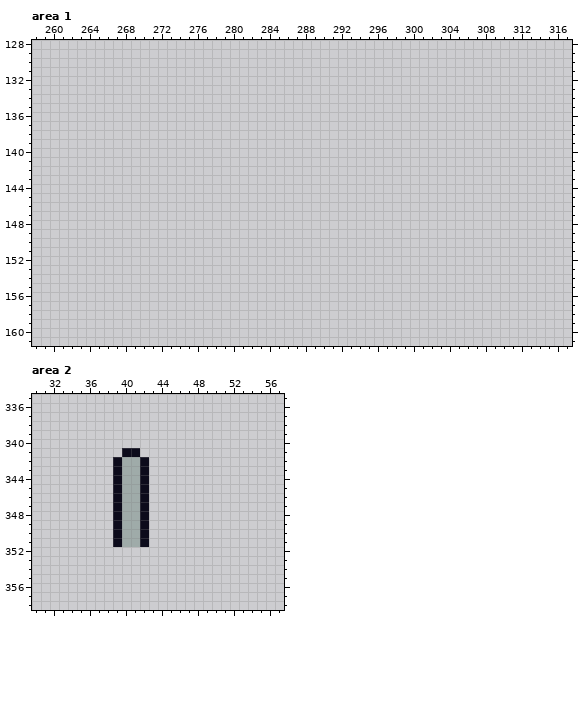
Pixel-art file, stored at Alex - mapa/UTI - Tilemap 1.aseprite. This is how it looked before the edit.
512x512 pixels, 1 frame. Colours within 5 levels of each other are drawn and written as one. Shown: area 1: x 258..317, y 128..161; area 2: x 30..57, y 335..358. The commit also changed other parts of the picture, which this record leaves out.
New version:
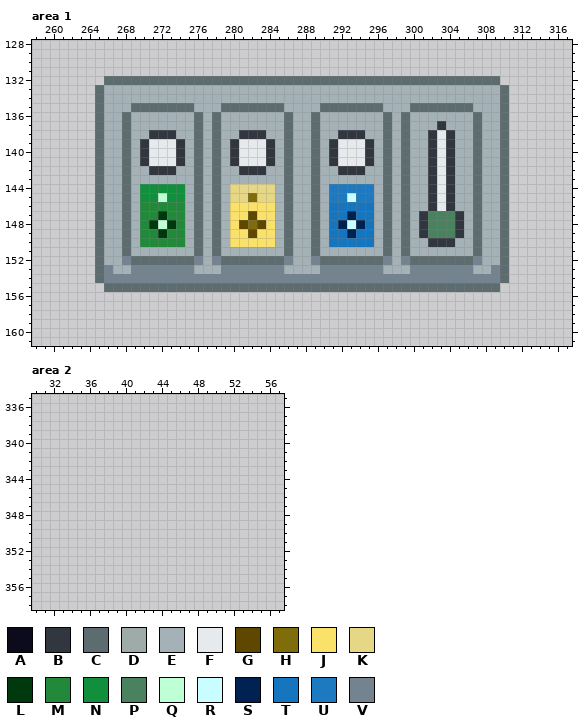
Palette (. is transparent): A #0c0b1b  B #32363f  C #5c6c6f  D #9faba9  E #a4b1b7  F #e6eaed  G #604700  H #7f6d0b  J #fae16a  K #e6d786  L #00390e  M #22893a  N #118f3d  P #4a825f  Q #beffd6  R #cafdff  S #002253  T #1575bf  U #1d7ac0  V #738390
Diff:
{"where": "area 1"}
{"y":132,"x":266,"old":"............................................","new":"CCCCCCCCCCCCCCCCCCCCCCCCCCCCCCCCCCCCCCCCCCCC"}
{"y":133,"x":265,"old":"..............................................","new":"CEEEEEEEEEEEEEEEEEEEEEEEEEEEEEEEEEEEEEEEEEEEEC"}
{"y":134,"x":265,"old":"..............................................","new":"CEEEEEEEEEEEEEEEEEEEEEEEEEEEEEEEEEEEEEEEEEEEEC"}
{"y":135,"x":265,"old":"..............................................","new":"CEEECCCCCCCEEECCCCCCCEEEECCCCCCCEEECCCCCCCEEEC"}
{"y":136,"x":265,"old":"..............................................","new":"CEECEEEEEEECECEEEEEEECEECEEEEEEECECEEEEEEECEEC"}
{"y":137,"x":265,"old":"..............................................","new":"CEECEEEEEEECECEEEEEEECEECEEEEEEECECEEEBEEECEEC"}
{"y":138,"x":265,"old":"..............................................","new":"CEECEEBBBEECECEEBBBEECEECEEBBBEECECEEBFBEECEEC"}
{"y":139,"x":265,"old":"..............................................","new":"CEECEBFFFBECECEBFFFBECEECEBFFFBECECEEBFBEECEEC"}
{"y":140,"x":265,"old":"..............................................","new":"CEECEBFFFBECECEBFFFBECEECEBFFFBECECEEBFBEECEEC"}
{"y":141,"x":265,"old":"..............................................","new":"CEECEBFFFBECECEBFFFBECEECEBFFFBECECEEBFBEECEEC"}
{"y":142,"x":265,"old":"..............................................","new":"CEECEEBBBEECECEEBBBEECEECEEBBBEECECEEBFBEECEEC"}
{"y":143,"x":265,"old":"..............................................","new":"CEECEEEEEEECECEEEEEEECEECEEEEEEECECEEBFBEECEEC"}
{"y":144,"x":265,"old":"..............................................","new":"CEECENNNNNECECEKKKKKECEECEUUUUUECECEEBFBEECEEC"}
{"y":145,"x":265,"old":"..............................................","new":"CEECENNQNNECECEKKHKKECEECEUURUUECECEEBFBEECEEC"}
{"y":146,"x":265,"old":"..............................................","new":"CEECEMMMMMECECEJJJJJECEECETTTTTECECEEBFBEECEEC"}
{"y":147,"x":265,"old":"..............................................","new":"CEECEMMLMMECECEJJGJJECEECETTSTTECECEBPPPBECEEC"}
{"y":148,"x":265,"old":"..............................................","new":"CEECEMLQLMECECEJGHGJECEECETSRSTECECEBPPPBECEEC"}
{"y":149,"x":265,"old":"..............................................","new":"CEECEMMLMMECECEJJGJJECEECETTSTTECECEBPPPBECEEC"}
{"y":150,"x":265,"old":"..............................................","new":"CEECEMMMMMECECEJJJJJECEECETTTTTECECEEBBBEECEEC"}
{"y":151,"x":265,"old":"..............................................","new":"CEECEEEEEEECECEEEEEEECEECEEEEEEECECEEEEEEECEEC"}
{"y":152,"x":265,"old":"..............................................","new":"CEEVCCCCCCCVEVCCCCCCCVEEVCCCCCCCVEVCCCCCCCVEEC"}
{"y":153,"x":265,"old":"..............................................","new":"CVEEVVVVVVVEEEVVVVVVVEEEEVVVVVVVEEEVVVVVVVEEVC"}
{"y":154,"x":265,"old":"..............................................","new":"CVVVVVVVVVVVVVVVVVVVVVVVVVVVVVVVVVVVVVVVVVVVVC"}
{"y":155,"x":266,"old":"............................................","new":"CCCCCCCCCCCCCCCCCCCCCCCCCCCCCCCCCCCCCCCCCCCC"}
{"where": "area 2"}
{"y":341,"x":40,"old":"AA","new":".."}
{"y":342,"x":39,"old":"ADDA","new":"...."}
{"y":343,"x":39,"old":"ADDA","new":"...."}
{"y":344,"x":39,"old":"ADDA","new":"...."}
{"y":345,"x":39,"old":"ADDA","new":"...."}
{"y":346,"x":39,"old":"ADDA","new":"...."}
{"y":347,"x":39,"old":"ADDA","new":"...."}
{"y":348,"x":39,"old":"ADDA","new":"...."}
{"y":349,"x":39,"old":"ADDA","new":"...."}
{"y":350,"x":39,"old":"ADDA","new":"...."}
{"y":351,"x":39,"old":"ADDA","new":"...."}
{"label":"added","picture_box":[95,76,509,292]}
{"label":"erased","picture_box":[113,448,149,547]}
